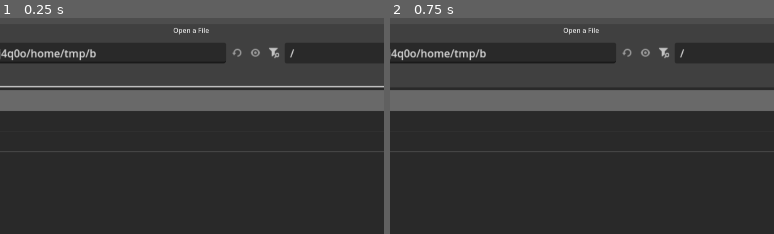
Above: before the commit, frames 1-2 (left to right).
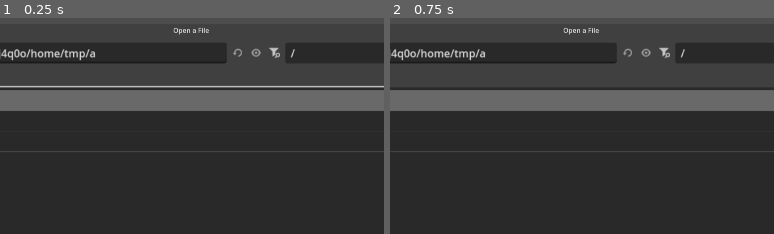
Above: after the commit, the same moments.

Repository: sirseagull69/PokemonSoulSilver-HD
Game: Godot game, scene res://main.tscn
Two runs of this game, one before a commit and one after it. Both use one fixed random seed, a clock stepped at 60 frames per second and the inputs below.
Inputs (mouse positions are % of the whole screen's width and height, from its top left):
- Up to frame 1 (0.25 s): no input
- Up to frame 2 (0.75 s): click (34, 87) at 0.52 s; type "12" at 0.6 s
The pictures show only the part of the screen within x 27-77%, y 0-50%; the shares and areas given below are measured in that part.

The runs differ from the first frame. In frame 1, 0.2% of the frame differs, in the area x 23-77%, y 13-21%; in frame 2, 0.2%.

Commit message:
0.4.1: Gras neu – fein, Farbe aus dem Boden, nur auf grünem Boden
Co-Authored-By: Claude Opus 5.5 <noreply@anthropic.com>
Claude-Session: https://claude.ai/code/session_01FfpmogJasVcYYCnjjh3x2Q

Diff:
--- a/engine/world/details.gd
+++ b/engine/world/details.gd
@@ -1,8 +1,8 @@
 class_name Details
 extends Node3D
 ## Liebe zum Detail – alles prozedural, nichts aus der ROM nachgezeichnet:
-## animiertes Wasser auf Wasserkacheln, wiegende Grasbüschel am Rand von
-## Baumreihen, Pollen/Staub am Tag, Glühwürmchen nachts, fallende Blätter.
+## animiertes Wasser auf Wasserkacheln, feines Gras auf grünem Boden (Farbe aus
+## der Bodentextur darunter), Pollen am Tag, Glühwürmchen nachts, fallende Blätter.
 
 const WATER_MIN := 0x10
 const WATER_MAX := 0x1F
@@ -28,10 +28,52 @@
 	return best
 
 
+## Höhe UND Bodenfarbe (aus Textur × Vertexfarbe) an (x,z) bestimmen.
+static func _ground(mi: MeshInstance3D, p: Vector3) -> Array:
+	var best := -INF
+	var col := Color.BLACK
+	var from := Vector3(p.x, 100.0, p.z)
+	for s in mi.mesh.get_surface_count():
+		var arr := mi.mesh.surface_get_arrays(s)
+		var vs: PackedVector3Array = arr[Mesh.ARRAY_VERTEX]
+		var uvs: PackedVector2Array = arr[Mesh.ARRAY_TEX_UV]
+		var cols: PackedColorArray = arr[Mesh.ARRAY_COLOR]
+		var mat := mi.mesh.surface_get_material(s) as StandardMaterial3D
+		for i in range(0, vs.size(), 3):
+			var hit = Geometry3D.ray_intersects_triangle(from, Vector3.DOWN, vs[i], vs[i + 1], vs[i + 2])
+			if hit == null or hit.y <= best:
+				continue
+			best = hit.y
+			var bc := Geometry3D.get_triangle_barycentric_coords(hit, vs[i], vs[i + 1], vs[i + 2])
+			var c := Color.WHITE
+			if cols.size() > i + 2:
+				c = cols[i] * bc.x + cols[i + 1] * bc.y + cols[i + 2] * bc.z
+			if mat and mat.albedo_texture and uvs.size() > i + 2:
+				var uv: Vector2 = uvs[i] * bc.x + uvs[i + 1] * bc.y + uvs[i + 2] * bc.z
+				var img := mat.albedo_texture.get_image()
+				var w := img.get_width()
+				var h := img.get_height()
+				var tx := posmod(int(floor(uv.x * w)), w)
+				var ty := posmod(int(floor(uv.y * h)), h)
+				# 3x3 mitteln, damit einzelne Pixel nicht dominieren
+				var sum := Color(0, 0, 0, 0)
+				for dy in range(-1, 2):
+					for dx in range(-1, 2):
+						sum += img.get_pixel(posmod(tx + dx, w), posmod(ty + dy, h))
+				c = c * (sum / 9.0)
+			col = c
+	return [best, col]
+
+
+static func _is_green(c: Color) -> bool:
+	return c.g > c.r * 1.08 and c.g > c.b * 1.15 and c.g > 0.25
+
+
 func build(town: Node3D) -> void:
 	_make_materials()
 	var water_tiles: Array[Vector3] = []
 	var grass_spots: Array[Vector3] = []
+	var grass_cols: Array[Color] = []
 	var tree_spots: Array[Vector3] = []
 	for c in town.get_children():
 		var mi := c as MeshInstance3D
@@ -56,12 +98,15 @@
 						var h := _height_at(faces, local)
 						if h > -INF:
 							tree_spots.append(mi.position + Vector3(local.x, h, local.z))
-				elif beh == 0 and blocked == 0 and _next_to(tiles, x, y, TREE):
-					var h := _height_at(faces, local)
-					if h > -INF:
-						grass_spots.append(mi.position + Vector3(local.x, h, local.z))
+				elif beh == 0 and blocked == 0:
+					# Gras nur dort, wo der Boden darunter wirklich grün ist (je 2x2 Proben pro Kachel)
+					for q in [Vector3(-0.25, 0, -0.25), Vector3(0.25, 0, -0.25), Vector3(-0.25, 0, 0.25), Vector3(0.25, 0, 0.25)]:
+						var g := _ground(mi, local + q)
+						if g[0] > -INF and _is_green(g[1]):
+							grass_spots.append(mi.position + Vector3(local.x + q.x, g[0], local.z + q.z))
+							grass_cols.append(g[1])
 	_build_water(water_tiles)
-	_build_grass(grass_spots)
+	_build_grass(grass_spots, grass_cols)
 	_build_particles(tree_spots)
 
 
@@ -122,22 +167,28 @@
 	var gs := Shader.new()
 	gs.code = """
 shader_type spatial;
-render_mode cull_disabled, diffuse_lambert;
-uniform vec3 tip : source_color = vec3(0.62, 0.86, 0.36);
-uniform vec3 base : source_color = vec3(0.16, 0.38, 0.14);
+render_mode cull_disabled, diffuse_lambert, specular_disabled;
 uniform float wind = 1.0;
 varying float h;
+varying vec3 ground;
 void vertex() {
-	h = UV.y;
+	h = UV.y;                      // 1 = unten, 0 = Spitze
+	ground = COLOR.rgb;
 	vec3 w = (MODEL_MATRIX * vec4(VERTEX, 1.0)).xyz;
-	float sway = sin(TIME * 1.8 + w.x * 0.7 + w.z * 0.5) * 0.12 + sin(TIME * 4.1 + w.z * 2.0) * 0.03;
-	VERTEX.x += sway * (1.0 - UV.y) * wind;
-	VERTEX.z += sway * 0.5 * (1.0 - UV.y) * wind;
+	float bend = (1.0 - h) * (1.0 - h);
+	float sway = sin(TIME * 1.6 + w.x * 0.6 + w.z * 0.4) * 0.07 + sin(TIME * 3.7 + w.z * 1.8 + w.x) * 0.02;
+	VERTEX.x += sway * bend * wind;
+	VERTEX.z += sway * 0.5 * bend * wind;
+	NORMAL = (inverse(MODEL_MATRIX) * vec4(0.0, 1.0, 0.0, 0.0)).xyz;   // wie der Boden beleuchtet
 }
 void fragment() {
+	vec3 base = ground * 0.82;
+	vec3 tip = ground * vec3(1.18, 1.22, 1.0) + vec3(0.04, 0.04, 0.0);
 	ALBEDO = mix(tip, base, h);
-	ROUGHNESS = 0.8;
-	BACKLIGHT = vec3(0.25, 0.35, 0.1);
+	ROUGHNESS = 0.9;
+	BACKLIGHT = ground * 0.35;
+	AO = mix(1.0, 0.7, h);
+	AO_LIGHT_AFFECT = 0.4;
 }
 """
 	_grass_mat = ShaderMaterial.new()
@@ -168,36 +219,40 @@
 	add_child(mi)
 
 
-func _build_grass(spots: Array[Vector3]) -> void:
+func _build_grass(spots: Array[Vector3], cols: Array[Color]) -> void:
 	if spots.is_empty():
 		return
-	# Ein Büschel = 3 gekreuzte, sich verjüngende Halme
+	# Feines Büschel: 10 schmale, leicht gebogene Halme (je 2 Segmente)
 	var st := SurfaceTool.new()
 	st.begin(Mesh.PRIMITIVE_TRIANGLES)
-	for k in 7:
-		var ang := k * TAU / 7.0
-		var dir := Vector3(cos(ang), 0, sin(ang)) * 0.06
-		var off := Vector3(cos(ang * 2.3), 0, sin(ang * 1.7)) * 0.12
-		var hgt := 0.32 + 0.12 * sin(k * 1.9)
-		st.set_uv(Vector2(0, 1)); st.add_vertex(off - dir)
-		st.set_uv(Vector2(1, 1)); st.add_vertex(off + dir)
-		st.set_uv(Vector2(0.5, 0)); st.add_vertex(off + Vector3(dir.z, hgt, -dir.x) * Vector3(1, 1, 1))
-	st.generate_normals()
+	var rng := RandomNumberGenerator.new()
+	rng.seed = 11
+	for k in 10:
+		var ang := rng.randf() * TAU
+		var off := Vector3(rng.randf_range(-0.16, 0.16), 0, rng.randf_range(-0.16, 0.16))
+		var side := Vector3(cos(ang), 0, sin(ang)) * 0.018
+		var lean := Vector3(-side.z, 0, side.x).normalized() * rng.randf_range(0.03, 0.08)
+		var hgt := rng.randf_range(0.14, 0.26)
+		var p0 := off
+		var p1 := off + Vector3(0, hgt * 0.55, 0) + lean * 0.35
+		var p2 := off + Vector3(0, hgt, 0) + lean
+		# untere Hälfte (Viereck)
+		for v in [[p0 - side, 1.0], [p0 + side, 1.0], [p1 + side * 0.6, 0.45], [p0 - side, 1.0], [p1 + side * 0.6, 0.45], [p1 - side * 0.6, 0.45]]:
+			st.set_uv(Vector2(0, v[1])); st.set_normal(Vector3.UP); st.add_vertex(v[0])
+		# Spitze
+		for v in [[p1 - side * 0.6, 0.45], [p1 + side * 0.6, 0.45], [p2, 0.0]]:
+			st.set_uv(Vector2(0, v[1])); st.set_normal(Vector3.UP); st.add_vertex(v[0])
 	var tuft := st.commit()
 	var mm := MultiMesh.new()
 	mm.transform_format = MultiMesh.TRANSFORM_3D
+	mm.use_colors = true
 	mm.mesh = tuft
-	var per := 6
-	mm.instance_count = spots.size() * per
-	var rng := RandomNumberGenerator.new()
-	rng.seed = 7
-	var i := 0
-	for s in spots:
-		for _k in per:
-			var p := s + Vector3(rng.randf_range(-0.45, 0.45), 0.0, rng.randf_range(-0.45, 0.45))
-			var basis := Basis(Vector3.UP, rng.randf() * TAU).scaled(Vector3.ONE * rng.randf_range(0.7, 1.3))
-			mm.set_instance_transform(i, Transform3D(basis, p))
-			i += 1
+	mm.instance_count = spots.size()
+	for i in spots.size():
+		var basis := Basis(Vector3.UP, rng.randf() * TAU).scaled(Vector3.ONE * rng.randf_range(0.8, 1.25))
+		var j := Vector3(rng.randf_range(-0.12, 0.12), 0.0, rng.randf_range(-0.12, 0.12))
+		mm.set_instance_transform(i, Transform3D(basis, spots[i] + j))
+		mm.set_instance_color(i, cols[i])
 	var mmi := MultiMeshInstance3D.new()
 	mmi.name = "Gras"
 	mmi.multimesh = mm
Not shown, changed: engine/export_presets.cfg
